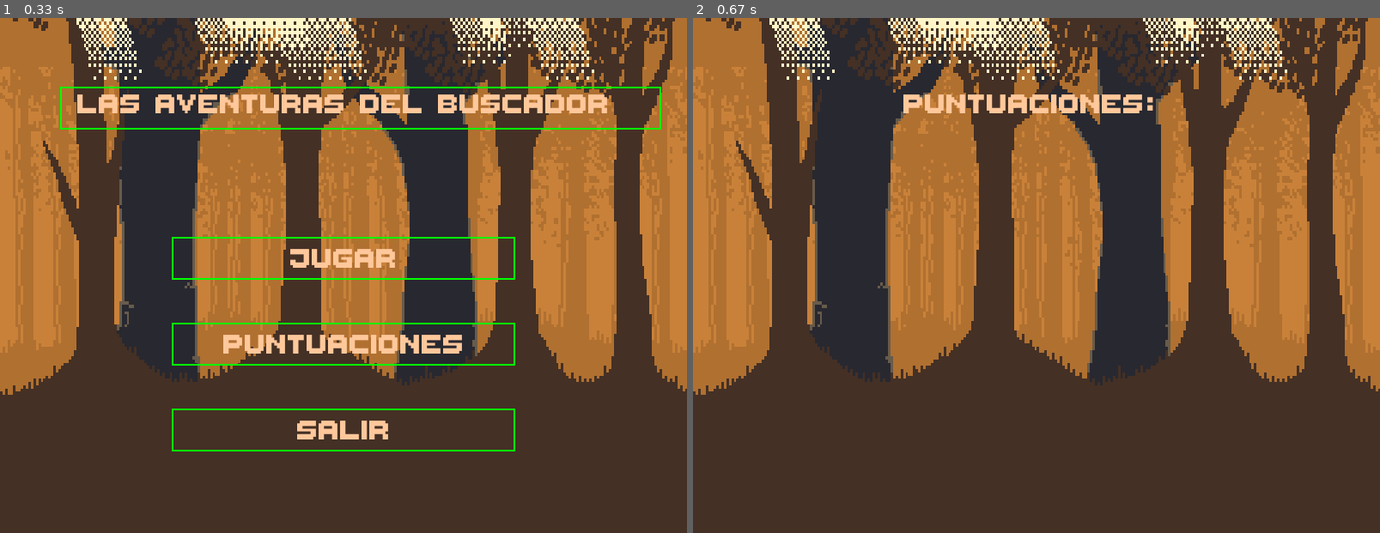
Above: before the commit, frames 1-2 (left to right).
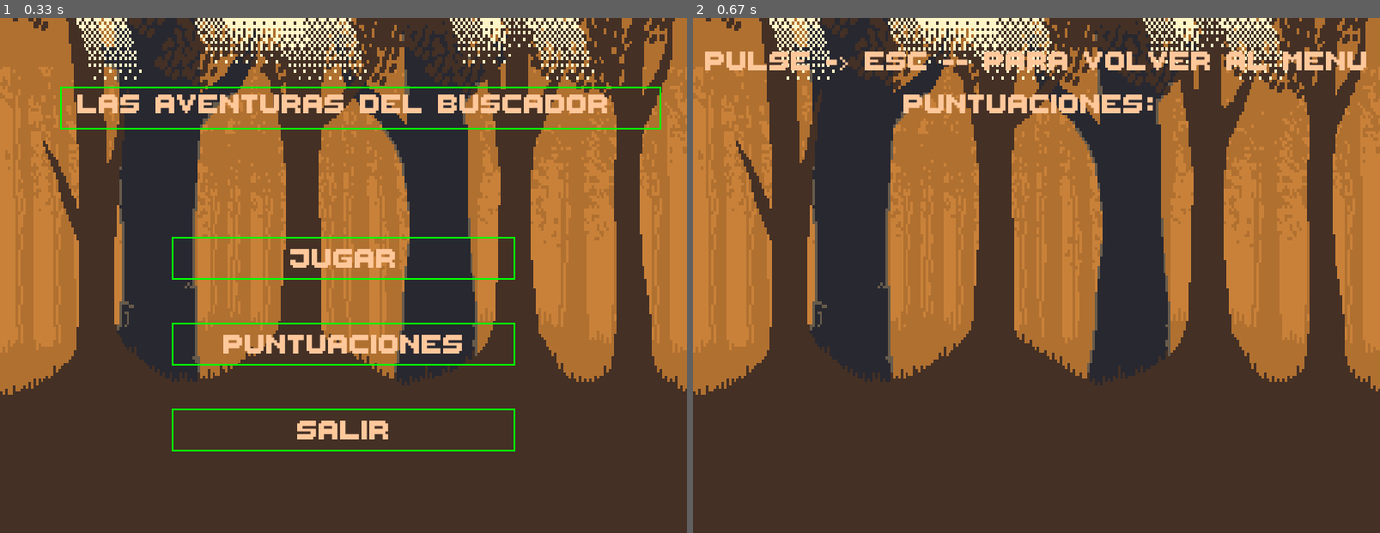
Above: after the commit, the same moments.

Repository: juan-amarilla/juego_pygame
Game: pygame game, started from iniciar_juego.py
The game is run twice, just before and just after one commit, with the same random seed, the same clock (stepped at 60 frames per second) and the same inputs.
Inputs:
- Up to frame 1 (0.33 s): no input
- Up to frame 2 (0.67 s): click "Puntuaciones" at 0.43 s

Frame 1 is identical in both runs. In frame 2, 1.8% of the frame differs, in the area x 1-98%, y 6-11%.

Commit message:
algunos textos

Diff:
--- a/funciones_archivos.py
+++ b/funciones_archivos.py
@@ -23,6 +23,7 @@
 
         colocar_fondo()
         colocar_texto(fuente, "Puntuaciones: ", 400, 100)
+        colocar_texto(fuente, "Pulse -> Esc -- para volver al menu", 400, 50)
 
         for evento in pygame.event.get():
 
